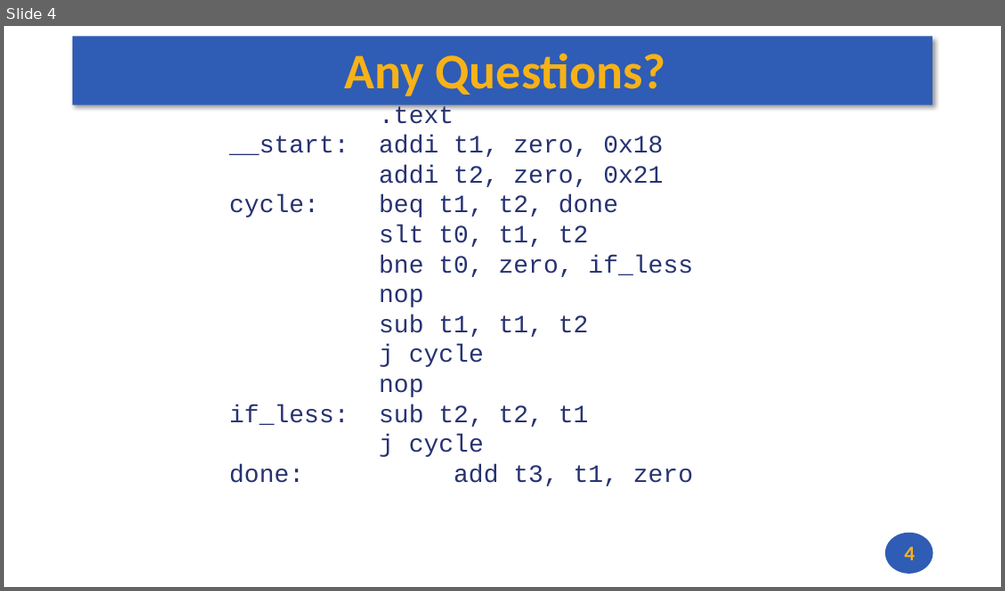
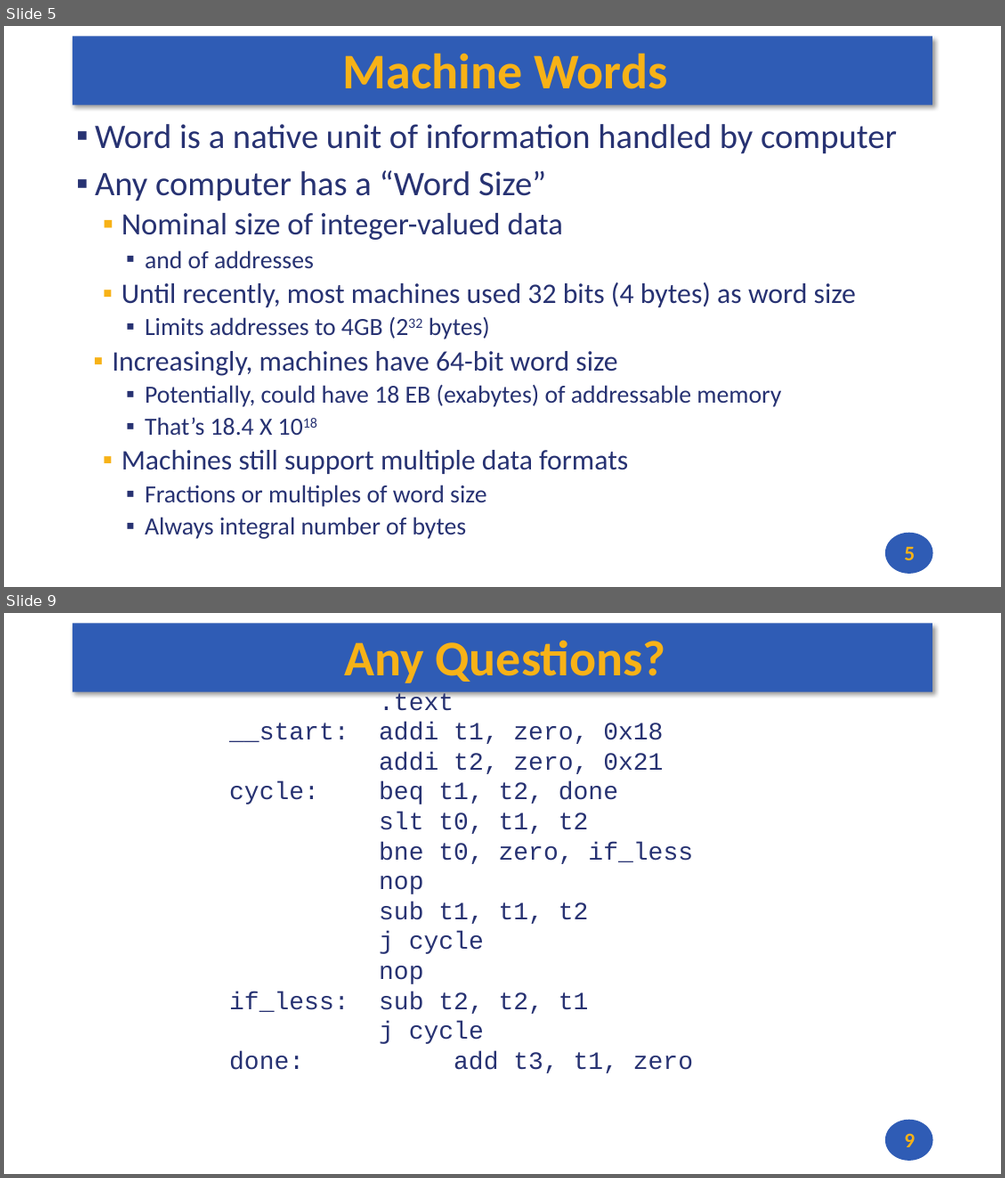
Before and after one commit to andrewt0301/hse-acos-course, a slide deck: docs/part1ca/02_DataTypes/CA_Lecture_02.pptx. Shown one above the other, each under a label of ours: slide 4 before the commit, slides 5 and 9 after it; the slides between them are not shown. The pictures are 1005x591 and 1005x1178 pixels, drawn with LibreOffice and Linux fonts; fonts in the diff are those of the drawing. Boxes give left, top, right and bottom in pixels: in the first picture for what was removed or moved away, otherwise in the second. Text is boxed around its words. In the diff, an @@ line names an element or a change of style, - is before the commit and + after.

```diff
--- a/docs/part1ca/02_DataTypes/CA_Lecture_02.pptx
+++ b/docs/part1ca/02_DataTypes/CA_Lecture_02.pptx
@@ slide 5 added at bbox=[4, 26, 1001, 587], background #FFFFFF; not listed: 2 template elements that a slide beside it also shows @@
@@ title added at bbox=[343, 53, 667, 89], 48 pt, text #F7B217, bold @@
+Machine Words
@@ text added at bbox=[95, 124, 897, 539], 23.8 pt, text #273272 @@
+▪ Word is a native unit of information handled by computer
+▪ Any computer has a “Word Size”
+  ▪ Nominal size of integer-valued data
+    ▪ and of addresses
+  ▪ Until recently, most machines used 32 bits (4 bytes) as word size
+    ▪ Limits addresses to 4GB (232 bytes)
+  ▪ Increasingly, machines have 64-bit word size
+    ▪ Potentially, could have 18 EB (exabytes) of addressable memory
+    ▪ That’s 18.4 X 1018
+  ▪ Machines still support multiple data formats
+    ▪ Fractions or multiples of word size
+    ▪ Always integral number of bytes
@@ page number added at bbox=[904, 547, 914, 560], 20 pt, text #F7B217, bold @@
+5
@@ what was slide 4 is now slide 9 @@
@@ page number at bbox=[904, 1133, 914, 1147]: text changed @@
-4
+9
```
Also in this commit, not shown: 4 other slides added, 2 other files.
